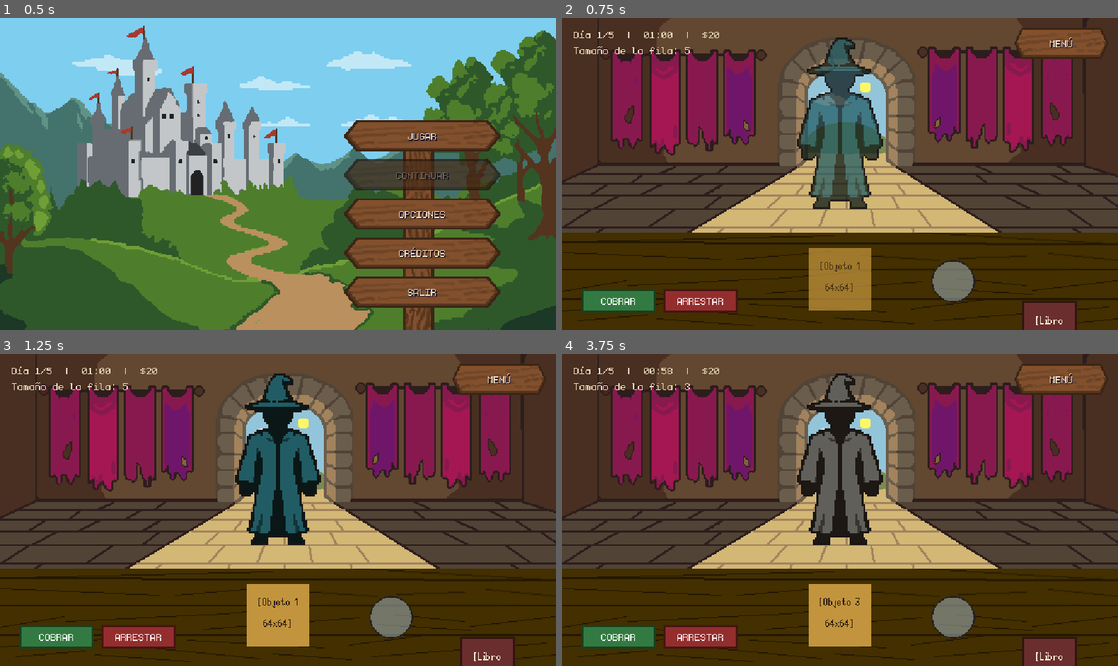
Above: before the commit, frames 1-4 (two rows, left to right).
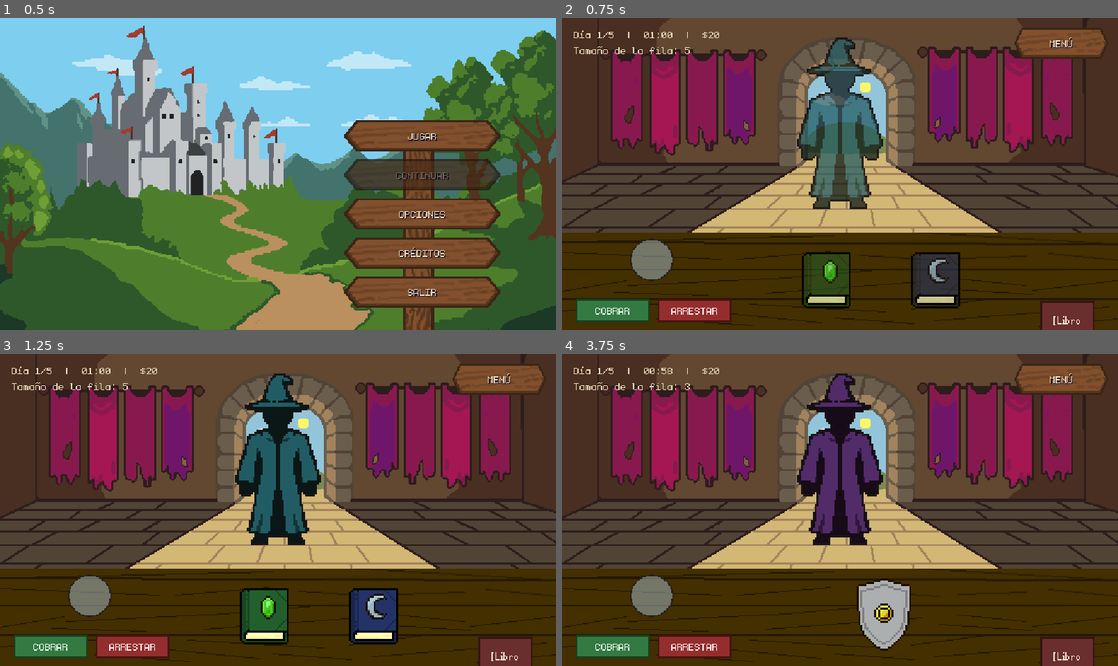
Above: after the commit, the same moments.

Repository: StephenQuispeLipa/Notaria-Aventureros
Game: Godot game, scene res://Scenes/Menus/OptionsMenu.tscn
The game is run twice, just before and just after one commit, with the same random seed, the same clock (stepped at 60 frames per second) and the same inputs.
Inputs:
- Up to frame 1 (0.5 s): no input
- Up to frame 2 (0.75 s): click "JUGAR" at 0.5 s
- Up to frame 3 (1.25 s): no input
- Up to frame 4 (3.75 s): click "COBRAR" at 1.25 s; click "ARRESTAR" at 2 s; click "MENÚ" at 2.75 s; click "REANUDAR" at 3.5 s

Frame 1 is identical in both runs. In frame 2, 8.0% of the frame differs, in the area x 2-96%, y 70-100%; in frame 3, 8.2%; in frame 4, 11%, in the area x 2-96%, y 6-100%.

Commit message:
feat: implement core gameplay desk view, menus, and magic lens shader

Diff:
--- a/Scenes/Desk/Desk_View.tscn
+++ b/Scenes/Desk/Desk_View.tscn
@@ -12,6 +12,8 @@
 [ext_resource type="Texture2D" uid="uid://b660v63vpcjh2" path="res://Assets/Art/UI/Lente_prueba.png" id="8_lente_prueba"]
 [ext_resource type="Shader" uid="uid://b4ekisychwsvo" path="res://Shaders/magic_lens_item.gdshader" id="9_lens_item_shader"]
 [ext_resource type="Shader" uid="uid://df2u2dlj2di5d" path="res://Shaders/magic_lens_mask.gdshader" id="10_lens_mask_shader"]
+[ext_resource type="Texture2D" path="res://Assets/Art/Items/PlantillaEscudo_Interior.png" id="11_escudo_int"]
+[ext_resource type="Texture2D" path="res://Assets/Art/Items/PlantillaEscudo_Borde.png" id="12_escudo_borde"]
 
 [sub_resource type="ShaderMaterial" id="ShaderMaterial_item_lens"]
 shader = ExtResource("9_lens_item_shader")
@@ -149,56 +151,78 @@
 offset_bottom = 320.0
 texture = ExtResource("6_pxxjb")
 
-[node name="ItemRect" type="ColorRect" parent="." unique_id=1986333800]
-unique_name_in_owner = true
+[node name="ItemRect" type="Control" parent="." unique_id=1986333800]
+unique_name_in_owner = true
+clip_contents = true
+layout_mode = 0
+offset_left = 237.0
+offset_top = 222.0
+offset_right = 333.0
+offset_bottom = 318.0
+mouse_default_cursor_shape = 2
+
+[node name="ItemInterior" type="TextureRect" parent="ItemRect"]
+clip_children = 2
+texture_filter = 1
 material = SubResource("ShaderMaterial_item_lens")
-clip_contents = true
-layout_mode = 0
-offset_left = 253.0
-offset_top = 236.0
-offset_right = 317.0
-offset_bottom = 300.0
-mouse_default_cursor_shape = 2
-color = Color(0.76, 0.58, 0.24, 1)
-
-[node name="ItemLabel" type="Label" parent="ItemRect" unique_id=378206880]
-unique_name_in_owner = true
-layout_mode = 1
-anchors_preset = 15
-anchor_right = 1.0
-anchor_bottom = 1.0
-grow_horizontal = 2
-grow_vertical = 2
-theme_override_colors/font_color = Color(0.16, 0.11, 0.06, 1)
-theme_override_fonts/font = ExtResource("4_silver")
-theme_override_font_sizes/font_size = 16
-text = "[Objeto 1
-64x64]"
-horizontal_alignment = 1
-vertical_alignment = 1
-
-[node name="RuneLabel" type="Label" parent="ItemRect" unique_id=1596617860]
+layout_mode = 1
+anchors_preset = 15
+anchor_right = 1.0
+anchor_bottom = 1.0
+grow_horizontal = 2
+grow_vertical = 2
+mouse_filter = 2
+texture = ExtResource("11_escudo_int")
+expand_mode = 1
+stretch_mode = 5
+
+[node name="RuneLabel" type="Label" parent="ItemRect/ItemInterior" unique_id=1596617860]
 unique_name_in_owner = true
 material = SubResource("ShaderMaterial_rune_mask")
 layout_mode = 0
-offset_left = -20.0
-offset_top = 2.0
-offset_right = 140.0
-offset_bottom = 66.0
+offset_left = 0.0
+offset_top = 0.0
+offset_right = 14.0
+offset_bottom = 18.0
+mouse_filter = 2
 theme_override_colors/font_color = Color(1, 0.92, 0.2, 1)
 theme_override_colors/font_outline_color = Color(0.18, 0.05, 0.28, 1)
 theme_override_constants/outline_size = 2
 theme_override_fonts/font = ExtResource("3_mono")
 theme_override_font_sizes/font_size = 16
-text = "A K R X Z M Q
-V T B N L P G"
+text = "a"
+
+[node name="ItemBorde" type="TextureRect" parent="ItemRect"]
+texture_filter = 1
+layout_mode = 1
+anchors_preset = 15
+anchor_right = 1.0
+anchor_bottom = 1.0
+grow_horizontal = 2
+grow_vertical = 2
+mouse_filter = 2
+texture = ExtResource("12_escudo_borde")
+expand_mode = 1
+stretch_mode = 5
+
+[node name="ItemDecoracion" type="TextureRect" parent="ItemRect"]
+texture_filter = 1
+material = SubResource("ShaderMaterial_item_lens")
+layout_mode = 0
+offset_left = 32.0
+offset_top = 28.0
+offset_right = 64.0
+offset_bottom = 60.0
+mouse_filter = 2
+expand_mode = 1
+stretch_mode = 5
 
 [node name="ActionButtons" type="HBoxContainer" parent="." unique_id=2131861610]
 layout_mode = 0
-offset_left = 20.0
-offset_top = 278.0
-offset_right = 180.0
-offset_bottom = 302.0
+offset_left = 14.0
+offset_top = 288.0
+offset_right = 174.0
+offset_bottom = 312.0
 theme_override_constants/separation = 8
 
 [node name="BtnCobrar" type="Button" parent="ActionButtons" unique_id=1422085267]
@@ -230,9 +254,9 @@
 [node name="BtnBook" type="Button" parent="." unique_id=1936746714]
 unique_name_in_owner = true
 layout_mode = 0
-offset_left = 472.0
+offset_left = 490.0
 offset_top = 290.0
-offset_right = 528.0
+offset_right = 546.0
 offset_bottom = 354.0
 focus_mode = 0
 theme_override_colors/font_color = Color(0.95, 0.9, 0.8, 1)
@@ -249,10 +273,10 @@
 unique_name_in_owner = true
 texture_filter = 1
 layout_mode = 0
-offset_left = 365.0
-offset_top = 234.0
-offset_right = 437.0
-offset_bottom = 306.0
+offset_left = 56.0
+offset_top = 212.0
+offset_right = 128.0
+offset_bottom = 284.0
 mouse_filter = 0
 mouse_default_cursor_shape = 2
 texture = ExtResource("8_lente_prueba")
--- a/Scripts/Core/game_manager.gd
+++ b/Scripts/Core/game_manager.gd
@@ -2,6 +2,7 @@
 extends Node
 
 const SAVE_PATH := "user://savegame.json"
+const SETTINGS_PATH := "user://settings.cfg"
 
 const STARTING_MONEY := 20
 const FIXED_DAILY_SALARY := 15
@@ -100,3 +101,42 @@
 func delete_save() -> void:
 	if has_save():
 		DirAccess.remove_absolute(SAVE_PATH)
+
+func _ready() -> void:
+	load_settings()
+
+func save_settings() -> void:
+	var cfg := ConfigFile.new()
+	cfg.set_value("audio", "master", _get_bus_linear("Master"))
+	cfg.set_value("audio", "bgm", _get_bus_linear("BGM"))
+	cfg.set_value("audio", "sfx", _get_bus_linear("SFX"))
+	var mode := DisplayServer.window_get_mode()
+	var is_fs := mode == DisplayServer.WINDOW_MODE_FULLSCREEN or mode == DisplayServer.WINDOW_MODE_EXCLUSIVE_FULLSCREEN
+	cfg.set_value("display", "fullscreen", is_fs)
+	cfg.save(SETTINGS_PATH)
+
+func load_settings() -> void:
+	var cfg := ConfigFile.new()
+	if cfg.load(SETTINGS_PATH) != OK:
+		return
+	_apply_bus_linear("Master", float(cfg.get_value("audio", "master", 1.0)))
+	_apply_bus_linear("BGM", float(cfg.get_value("audio", "bgm", 1.0)))
+	_apply_bus_linear("SFX", float(cfg.get_value("audio", "sfx", 1.0)))
+	var is_fs := bool(cfg.get_value("display", "fullscreen", false))
+	DisplayServer.window_set_mode(DisplayServer.WINDOW_MODE_FULLSCREEN if is_fs else DisplayServer.WINDOW_MODE_WINDOWED)
+
+func _get_bus_linear(bus_name: String) -> float:
+	var idx := AudioServer.get_bus_index(bus_name)
+	if idx == -1 or AudioServer.is_bus_mute(idx):
+		return 0.0 if idx != -1 else 1.0
+	return db_to_linear(AudioServer.get_bus_volume_db(idx))
+
+func _apply_bus_linear(bus_name: String, linear_val: float) -> void:
+	var idx := AudioServer.get_bus_index(bus_name)
+	if idx == -1:
+		return
+	if linear_val <= 0.001:
+		AudioServer.set_bus_mute(idx, true)
+	else:
+		AudioServer.set_bus_mute(idx, false)
+		AudioServer.set_bus_volume_db(idx, linear_to_db(clampf(linear_val, 0.0, 1.0)))
--- a/Scripts/Desk/desk_view.gd
+++ b/Scripts/Desk/desk_view.gd
@@ -20,7 +20,43 @@
 const VIEWPORT_SIZE := Vector2(570.0, 320.0)
 const LENS_GLASS_RADIUS: float = 28.0
 const RUNE_ALPHABET := "abcdefghijklmnopqrstuvwxyz"
-const RUNE_COUNT := 10
+const RUNES_PER_ITEM := 10
+const MAX_ITEMS_PER_NPC := 3
+
+const ITEM_SLOT_POSITIONS: Dictionary = {
+	1: [Vector2(282.0, 222.0)],
+	2: [Vector2(224.0, 222.0), Vector2(336.0, 222.0)],
+	3: [Vector2(180.0, 222.0), Vector2(282.0, 222.0), Vector2(384.0, 222.0)],
+}
+
+const DECORACIONES_SHEET: Texture2D = preload("res://Assets/Art/Items/Decoraciones-Sheet.png")
+
+const ITEM_TEMPLATES: Array[Dictionary] = [
+	{
+		"id": "escudo",
+		"interior": preload("res://Assets/Art/Items/PlantillaEscudo_Interior.png"),
+		"borde": preload("res://Assets/Art/Items/PlantillaEscudo_Borde.png"),
+		"deco_pos": Vector2(32.0, 28.0),
+	},
+	{
+		"id": "libro",
+		"interior": preload("res://Assets/Art/Items/PlantillaLibro_Libro_Interior.png"),
+		"borde": preload("res://Assets/Art/Items/PlantillaLibro_Libro_Borde.png"),
+		"deco_pos": Vector2(35.0, 22.0),
+	},
+]
+
+const ITEM_DECORATIONS: Array[Dictionary] = [
+	{"name": "corona", "cell": Vector2i(0, 0), "color": Color(0.95, 0.89, 0.74, 1.0)},    # Crema
+	{"name": "calavera", "cell": Vector2i(1, 0), "color": Color(0.55, 0.14, 0.16, 1.0)},  # Rojo oscuro
+	{"name": "luna", "cell": Vector2i(2, 0), "color": Color(0.16, 0.24, 0.52, 1.0)},      # Azul oscuro
+	{"name": "ojo", "cell": Vector2i(0, 1), "color": Color(0.14, 0.14, 0.17, 1.0)},       # Negro
+	{"name": "espada", "cell": Vector2i(1, 1), "color": Color(0.52, 0.33, 0.20, 1.0)},    # Café
+	{"name": "fuego", "cell": Vector2i(2, 1), "color": Color(0.52, 0.54, 0.58, 1.0)},     # Gris
+	{"name": "gema", "cell": Vector2i(0, 2), "color": Color(0.52, 0.22, 0.72, 1.0)},      # Púrpura
+	{"name": "esmeralda", "cell": Vector2i(1, 2), "color": Color(0.15, 0.45, 0.22, 1.0)}, # Verde oscuro
+	{"name": "moneda", "cell": Vector2i(2, 2), "color": Color(0.78, 0.82, 0.88, 1.0)},    # Plateado
+]
 
 const RUNE_FONTS: Array[Font] = [
 	preload("res://Assets/Art/Fonts/Silver.ttf"),
@@ -58,13 +94,13 @@
 var _save_timer_accum: float = 0.0
 var _dragging_node: Control = null
 var _drag_offset: Vector2 = Vector2.ZERO
+var _item_slots: Array[Dictionary] = []
 var _runes: Array[Dictionary] = []
 
 @onready var day_progress_label: Label = %DayProgressLabel
 @onready var npc_rect: Control = %NPCRect
 @onready var npc_interior: TextureRect = %NPCInterior
-@onready var item_rect: ColorRect = %ItemRect
-@onready var item_label: Label = %ItemLabel
+@onready var item_rect: Control = %ItemRect
 @onready var rune_label: Label = %RuneLabel
 @onready var magic_lens: TextureRect = %MagicLens
 
@@ -104,10 +140,9 @@
 	btn_restart_day.pressed.connect(_on_restart_game_pressed)
 	btn_back_menu.pressed.connect(_on_back_menu_pressed)
 
-	item_rect.gui_input.connect(_on_draggable_gui_input.bind(item_rect))
 	magic_lens.gui_input.connect(_on_draggable_gui_input.bind(magic_lens))
 
-	_setup_runes()
+	_setup_items()
 	_start_current_day()
 
 func _process(delta: float) -> void:
@@ -170,22 +205,37 @@
 
 func _update_magic_lens_shaders() -> void:
 	var lens_center_global := magic_lens.global_position + magic_lens.size * 0.5
-	var item_mat := item_rect.material as ShaderMaterial
-	if item_mat:
-		item_mat.set_shader_parameter("lens_center_px", lens_center_global - item_rect.global_position)
-		item_mat.set_shader_parameter("lens_radius_px", LENS_GLASS_RADIUS)
+	if not _item_slots.is_empty():
+		var first_interior := _item_slots[0]["interior"] as TextureRect
+		var item_mat := first_interior.material as ShaderMaterial
+		if item_mat:
+			item_mat.set_shader_parameter("lens_center_px", lens_center_global)
+			item_mat.set_shader_parameter("lens_radius_px", LENS_GLASS_RADIUS)
 	var rune_mat := rune_label.material as ShaderMaterial
 	if rune_mat:
 		rune_mat.set_shader_parameter("lens_center_px", lens_center_global)
 		rune_mat.set_shader_parameter("lens_radius_px", LENS_GLASS_RADIUS)
 
-func _setup_runes() -> void:
-	rune_label.size = Vector2(14.0, 18.0)
-	_runes.append({"label": rune_label, "vel": Vector2.ZERO, "dir": 0})
-	for _i in range(RUNE_COUNT - 1):
-		var lbl := rune_label.duplicate() as Label
-		item_rect.add_child(lbl)
-		_runes.append({"label": lbl, "vel": Vector2.ZERO, "dir": 0})
+func _setup_items() -> void:
+	var parent_node := item_rect.get_parent()
+	var base_idx := item_rect.get_index()
+	for i in range(MAX_ITEMS_PER_NPC):
+		var slot_ctrl := item_rect if i == 0 else (item_rect.duplicate() as Control)
+		if i > 0:
+			parent_node.add_child(slot_ctrl)
+			parent_node.move_child(slot_ctrl, base_idx + i)
+		slot_ctrl.gui_input.connect(_on_draggable_gui_input.bind(slot_ctrl))
+		var interior := slot_ctrl.get_node("ItemInterior") as TextureRect
+		var borde := slot_ctrl.get_node("ItemBorde") as TextureRect
+		var deco := slot_ctrl.get_node("ItemDecoracion") as TextureRect
+		var first_rune := interior.get_node("RuneLabel") as Label
+		first_rune.size = Vector2(14.0, 18.0)
+		_item_slots.append({"ctrl": slot_ctrl, "interior": interior, "borde": borde, "deco": deco})
+		_runes.append({"label": first_rune, "owner": slot_ctrl, "vel": Vector2.ZERO, "dir": 0})
+		for _r in range(RUNES_PER_ITEM - 1):
+			var lbl := first_rune.duplicate() as Label
+			interior.add_child(lbl)
+			_runes.append({"label": lbl, "owner": slot_ctrl, "vel": Vector2.ZERO, "dir": 0})
 
 func _randomize_all_runes() -> void:
 	for entry in _runes:
@@ -193,13 +243,14 @@
 
 func _reset_rune(entry: Dictionary, random_along_axis: bool) -> void:
 	var lbl := entry["label"] as Label
+	var owner_ctrl := entry["owner"] as Control
 	lbl.text = RUNE_ALPHABET[randi() % RUNE_ALPHABET.length()]
 	lbl.add_theme_font_override("font", RUNE_FONTS.pick_random())
 
 	var dir := randi() % 4
-	var speed := randf_range(18.0, 36.0)
-	var item_w := item_rect.size.x
-	var item_h := item_rect.size.y
+	var speed := randf_range(54.0, 108.0)
+	var item_w := owner_ctrl.size.x
+	var item_h := owner_ctrl.size.y
 	entry["dir"] = dir
 
 	match dir:
@@ -217,12 +268,15 @@
 			lbl.position = Vector2(randf_range(2.0, item_w - 14.0), randf_range(0.0, item_h + 16.0) if random_along_axis else item_h + 2.0)
 
 func _update_runes(delta: float) -> void:
-	var item_w := item_rect.size.x
-	var item_h := item_rect.size.y
 	for entry in _runes:
+		var owner_ctrl := entry["owner"] as Control
+		if not owner_ctrl.visible:
+			continue
 		var lbl := entry["label"] as Label
 		var vel: Vector2 = entry["vel"]
 		var dir: int = entry["dir"]
+		var item_w := owner_ctrl.size.x
+		var item_h := owner_ctrl.size.y
 		lbl.position += vel * delta
 		if (dir == 0 and lbl.position.x > item_w + 4.0) \
 			or (dir == 1 and lbl.position.x < -14.0) \
@@ -290,20 +344,43 @@
 	_set_actions_enabled(true)
 	_update_day_progress_label()
 
-	var display_num := current_npc_index + 1
 	npc_interior.modulate = WIZARD_COLORS.pick_random()
-	item_label.text = "[Objeto %d\n64x64]" % display_num
-	item_rect.position = ITEM_DEFAULT_POS
+
+	npc_rect.position.x = NPC_CENTER_X
+	npc_rect.modulate.a = 0.0
+
+	var tween := create_tween().set_parallel(true)
+	tween.tween_property(npc_rect, "modulate:a", 1.0, 0.25)
+
+	var item_count := randi_range(1, MAX_ITEMS_PER_NPC)
+	var slot_positions: Array = ITEM_SLOT_POSITIONS[item_count]
+	for i in range(_item_slots.size()):
+		var slot := _item_slots[i]
+		var ctrl := slot["ctrl"] as Control
+		if i < item_count:
+			var tpl: Dictionary = ITEM_TEMPLATES.pick_random()
+			var deco_info: Dictionary = ITEM_DECORATIONS.pick_random()
+			var interior := slot["interior"] as TextureRect
+			var borde := slot["borde"] as TextureRect
+			var deco := slot["deco"] as TextureRect
+			interior.texture = tpl["interior"]
+			interior.self_modulate = deco_info["color"]
+			borde.texture = tpl["borde"]
+			var atlas := AtlasTexture.new()
+			atlas.atlas = DECORACIONES_SHEET
+			var cell: Vector2i = deco_info["cell"]
+			atlas.region = Rect2(cell.x * 16, cell.y * 16, 16, 16)
+			deco.texture = atlas
+			deco.position = tpl["deco_pos"]
+			ctrl.visible = true
+			ctrl.position = slot_positions[i]
+			ctrl.modulate.a = 0.0
+			tween.tween_property(ctrl, "modulate:a", 1.0, 0.25)
+		else:
+			ctrl.visible = false
+
 	_randomize_all_runes()
 	_update_magic_lens_shaders()
-
-	npc_rect.position.x = NPC_CENTER_X
-	npc_rect.modulate.a = 0.0
-	item_rect.modulate.a = 0.0
-
-	var tween := create_tween().set_parallel(true)
-	tween.tween_property(npc_rect, "modulate:a", 1.0, 0.25)
-	tween.tween_property(item_rect, "modulate:a", 1.0, 0.25)
 
 func _on_cobrar_pressed() -> void:
 	if is_transitioning or is_day_ending:
@@ -344,7 +421,10 @@
 	var tween := create_tween().set_parallel(true)
 	tween.tween_property(npc_rect, "position:x", NPC_CENTER_X + exit_offset_x, 0.65).set_trans(Tween.TRANS_SINE).set_ease(Tween.EASE_IN_OUT)
 	tween.tween_property(npc_rect, "modulate:a", 0.0, 0.65).set_ease(Tween.EASE_IN)
-	tween.tween_property(item_rect, "modulate:a", 0.0, 0.35)
+	for slot in _item_slots:
+		var ctrl := slot["ctrl"] as Control
+		if ctrl.visible:
+			tween.tween_property(ctrl, "modulate:a", 0.0, 0.35)
 	if mat:
 		tween.tween_method(_set_vignette_intensity, 0.9, 0.0, 0.65).set_ease(Tween.EASE_IN)
 
--- a/Scripts/Menus/options_menu.gd
+++ b/Scripts/Menus/options_menu.gd
@@ -125,14 +125,17 @@
 func _on_master_changed(value: float) -> void:
 	_set_bus_volume(bus_master_idx, value)
 	val_master.text = "%d%%" % int(value * 100)
+	GameManager.save_settings()
 
 func _on_bgm_changed(value: float) -> void:
 	_set_bus_volume(bus_bgm_idx, value)
 	val_bgm.text = "%d%%" % int(value * 100)
+	GameManager.save_settings()
 
 func _on_sfx_changed(value: float) -> void:
 	_set_bus_volume(bus_sfx_idx, value)
 	val_sfx.text = "%d%%" % int(value * 100)
+	GameManager.save_settings()
 
 func _is_window_fullscreen() -> bool:
 	var mode = DisplayServer.window_get_mode()
@@ -147,6 +150,7 @@
 	else:
 		DisplayServer.window_set_mode(DisplayServer.WINDOW_MODE_FULLSCREEN)
 	_update_fullscreen_button()
+	GameManager.save_settings()
 
 func _unhandled_input(event: InputEvent) -> void:
 	if event.is_action_pressed("ui_cancel") and scroll_panel.visible:
--- a/Scripts/Menus/pause_menu.gd
+++ b/Scripts/Menus/pause_menu.gd
@@ -93,14 +93,17 @@
 func _on_master_changed(value: float) -> void:
 	_set_bus_volume(bus_master_idx, value)
 	val_master.text = "%d%%" % int(value * 100)
+	GameManager.save_settings()
 
 func _on_bgm_changed(value: float) -> void:
 	_set_bus_volume(bus_bgm_idx, value)
 	val_bgm.text = "%d%%" % int(value * 100)
+	GameManager.save_settings()
 
 func _on_sfx_changed(value: float) -> void:
 	_set_bus_volume(bus_sfx_idx, value)
 	val_sfx.text = "%d%%" % int(value * 100)
+	GameManager.save_settings()
 
 func _is_window_fullscreen() -> bool:
 	var mode = DisplayServer.window_get_mode()
@@ -115,6 +118,7 @@
 	else:
 		DisplayServer.window_set_mode(DisplayServer.WINDOW_MODE_FULLSCREEN)
 	_update_fullscreen_button()
+	GameManager.save_settings()
 
 func _unhandled_input(event: InputEvent) -> void:
 	if event.is_action_pressed("ui_cancel"):
--- a/Shaders/magic_lens_item.gdshader
+++ b/Shaders/magic_lens_item.gdshader
@@ -2,18 +2,14 @@
 
 uniform vec2 lens_center_px = vec2(-999.0, -999.0);
 uniform float lens_radius_px = 28.0;
+uniform vec2 viewport_size = vec2(570.0, 320.0);
 uniform vec4 tint_color : source_color = vec4(0.62, 0.20, 0.90, 1.0);
 uniform float tint_strength : hint_range(0.0, 1.0) = 0.78;
 
-varying vec2 v_local_pos;
-
-void vertex() {
-	v_local_pos = VERTEX;
-}
-
 void fragment() {
-	float d = distance(v_local_pos, lens_center_px);
-	if (d <= lens_radius_px) {
+	vec2 screen_px = SCREEN_UV * viewport_size;
+	float d = distance(screen_px, lens_center_px);
+	if (d <= lens_radius_px && COLOR.a > 0.01) {
 		COLOR.rgb = mix(COLOR.rgb, COLOR.rgb * tint_color.rgb * 1.35 + tint_color.rgb * 0.25, tint_strength);
 	}
 }
Binary file changed: Assets/Art/Items/PlantillaLibro_Libro_Borde.png
